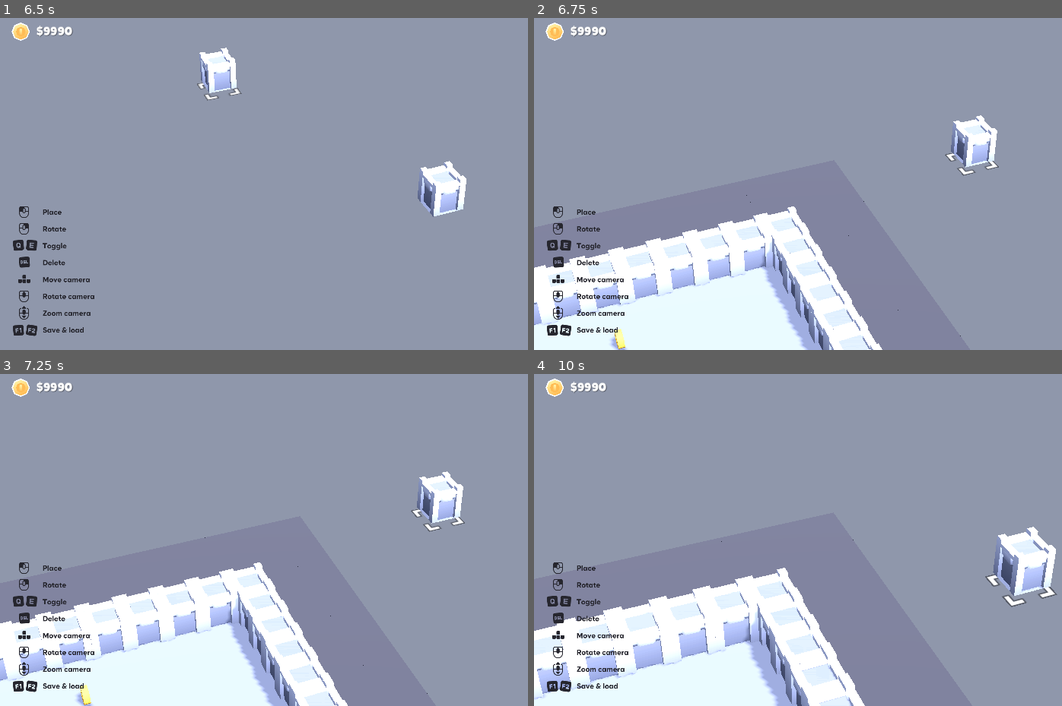
Above: before the commit, frames 1-4 (two rows, left to right).
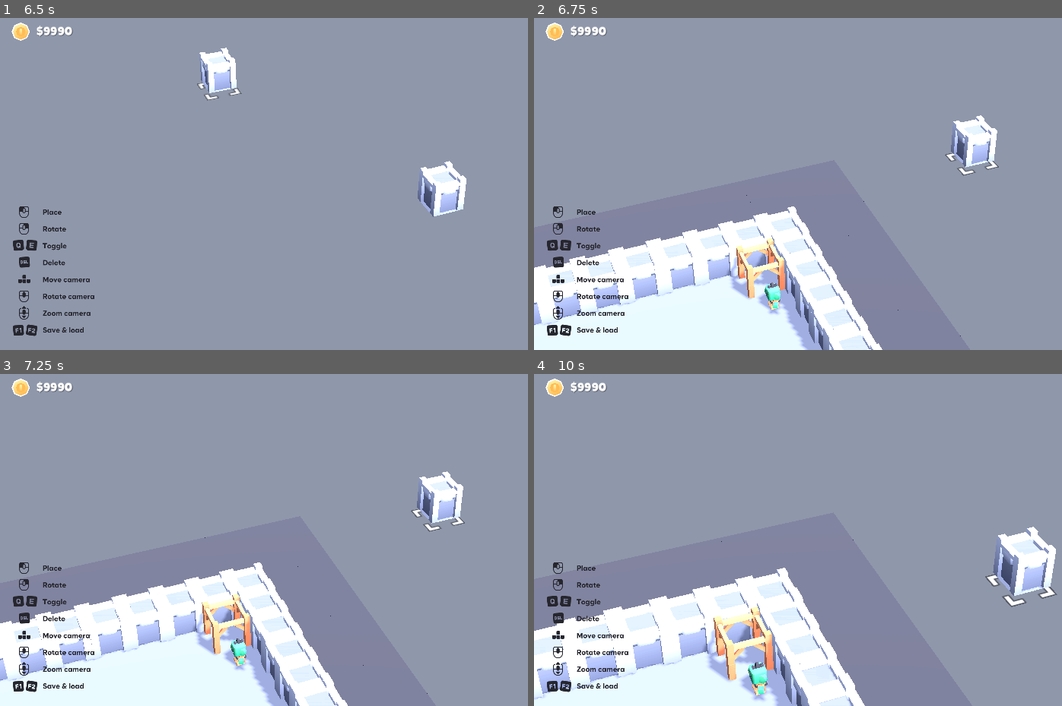
Above: after the commit, the same moments.

Repository: ufjf-gamelab/pcglab3d
Game: Godot game, scene res://scenes/main.tscn
Same seed, same stepped clock (60 frames per second), same inputs: the game is played once before the commit and once after it.
Inputs (mouse positions are in pixels of both pictures, inside the frame that each line leads up to):
- Up to frame 1 (6.5 s): tap Enter at 0.5, 5.75 s; move the mouse to (438, 160) at 0.52 s; click (438, 160) at 0.6 s; tap Space at 1.25 s; move the mouse to (184, 197) at 1.27 s; tap S (camera_back) at 1.35 s; move the mouse to (364, 104) at 2.02 s; hold F (camera_center) 2.03-2.78 s; move the mouse to (274, 247) at 2.77 s; tap W (camera_forward) at 2.85 s; move the mouse to (485, 230) at 3.52 s; tap A (camera_left) at 3.6 s; move the mouse to (121, 127) at 4.27 s; tap D (camera_right) at 4.35 s; move the mouse to (332, 180) at 5.02 s; hold Middle mouse button (camera_rotate) 5.03-5.78 s; move the mouse to (211, 94) at 5.77 s; tap Delete (demolish) at 5.85 s
- Up to frame 2 (6.75 s): move the mouse to (972, 160) at 6.52 s; hold G (generate_dungeon) from 6.53 s (still down)
- Up to frame 3 (7.25 s): keep holding G (generate_dungeon)
- Up to frame 4 (10 s): tap Space at 7.25, 8.75 s; move the mouse to (718, 553) at 7.27 s; release G (generate_dungeon) at 7.28 s; right-click (718, 553) at 7.35 s; tap Enter at 8 s; move the mouse to (898, 460) at 8.02 s; tap E (structure_next) at 8.1 s; move the mouse to (808, 603) at 8.77 s; tap Q (structure_previous) at 8.85 s; move the mouse to (1019, 586) at 9.52 s; tap Mouse wheel up (zoom_in) at 9.6 s

Frame 1 is identical in both runs. In frame 2, 1.4% of the frame differs, in the area x 14-48%, y 66-100%; in frame 3, 1.4%; in frame 4, 1.9%, in the area x 31-46%, y 70-99%.

Commit message:
feat: adiciona portais

Diff:
--- a/scenes/main.tscn
+++ b/scenes/main.tscn
@@ -32,7 +32,7 @@
 
 [node name="Builder" type="Node3D" parent="." node_paths=PackedStringArray("selector", "selector_container", "view_camera", "gridmap", "cash_display")]
 script = ExtResource("1_jybm7")
-structures = Array[ExtResource("2_eb6dy")]([ExtResource("3_d …(78 unchanged characters)… ), ExtResource("6_a8y0u"), ExtResource("13_yc10j"), ExtResource("3_trceg"), ExtResource("5_jkv2x"), ExtResource("7_jkv2x"), ExtResource("10_gqmmt"), ExtResource("11_yc10j")])
+structures = Array[ExtResource("2_eb6dy")]([ExtResource("3_d …(78 unchanged characters)… ), ExtResource("6_a8y0u"), ExtResource("5_jkv2x"), ExtResource("13_yc10j"), ExtResource("3_trceg"), ExtResource("7_jkv2x"), ExtResource("10_gqmmt"), ExtResource("11_yc10j")])
 selector = NodePath("Selector")
 selector_container = NodePath("Selector/Container")
 view_camera = NodePath("../View/Camera")
--- a/scripts/dungeon_generator.gd
+++ b/scripts/dungeon_generator.gd
@@ -6,6 +6,7 @@
 const FLOOR_ID = 2
 const COIN_ID = 3
 const NPC_ID = 4
+const PORTAL_ID = 5
 
 const BORDER_MARGIN = 1 # Borda mínima do tile de chão
 const ATTEMPTS = 1000 # Número de tentativas de geração de salas
@@ -162,7 +163,7 @@
 			var neighbor_id = grid.get_cell_item(neighbor_pos)
 
 			# Se algum vizinho for chão, retorna verdadeiro
-			if neighbor_id == FLOOR_ID:
+			if neighbor_id == FLOOR_ID or neighbor_id == COIN_ID or neighbor_id == PORTAL_ID or neighbor_id == NPC_ID:
 				return true
 
 	return false
@@ -180,6 +181,31 @@
 				if not pos in available_spots:
 					available_spots.append(pos)
 
+	var portal1_pos = Vector3i()
+	var portal2_pos = Vector3i()
+	var max_dist_sq = -1.0
+
+	# Compara todos os pontos com todos os pontos para achar a maior distância
+	if available_spots.size() >= 2:
+		for i in range(available_spots.size()):
+			for j in range(i + 1, available_spots.size()):
+				var p1 = available_spots[i]
+				var p2 = available_spots[j]
+				var dist = Vector3(p1).distance_squared_to(Vector3(p2))
+
+				if dist > max_dist_sq:
+					max_dist_sq = dist
+					portal1_pos = p1
+					portal2_pos = p2
+
+		# Posiciona os portais
+		grid.set_cell_item(portal1_pos, PORTAL_ID)
+		grid.set_cell_item(portal2_pos, PORTAL_ID)
+
+		# Remove as posições usadas pelos portais
+		available_spots.erase(portal1_pos)
+		available_spots.erase(portal2_pos)
+
 	# Embaralha os locais disponíveis
 	available_spots.shuffle()
 
